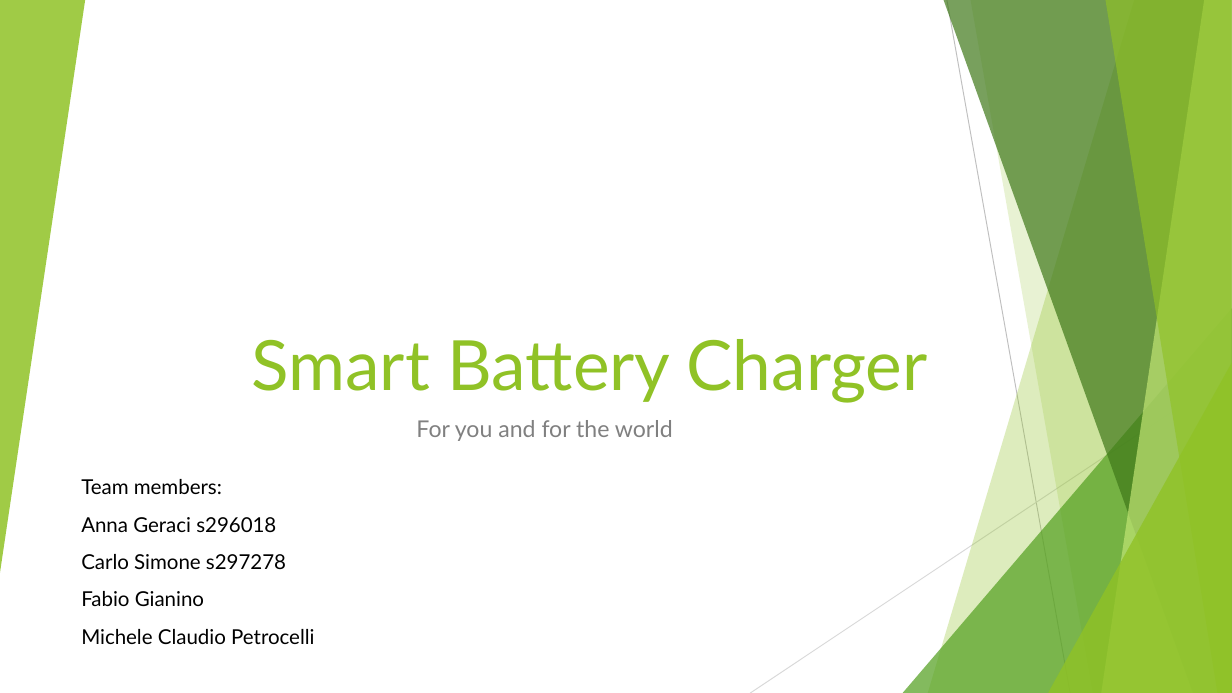
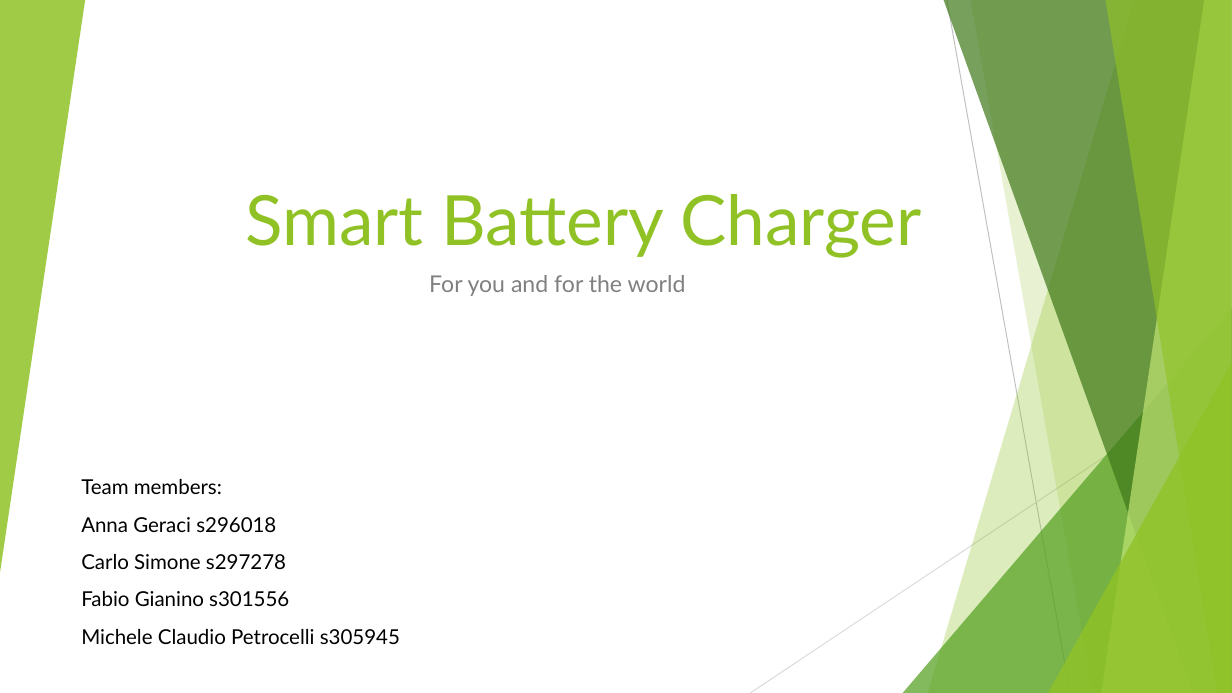
Before and after one commit to annageraci/Battery_Charger_Smart, a slide deck: slide 1 of Materiale Extra/Presentazione del progetto.pptx. Drawn at 1232x693 pixels with LibreOffice and Linux fonts; fonts in the diff are those of the drawing. Boxes give left, top, right and bottom in pixels: in the first picture for what was removed or moved away, otherwise in the second. Text is boxed around its words. In the diff, an @@ line names an element or a change of style, - is before the commit and + after.

```diff
--- a/Materiale Extra/Presentazione del progetto.pptx
+++ b/Materiale Extra/Presentazione del progetto.pptx
@@ title "Smart Battery Charger": place and size @@
-title "Smart Battery Charger" at <box>252,339,928,403</box>
+title "Smart Battery Charger" at <box>245,194,921,258</box>
@@ subtitle "For you and for the ...": place and size @@
-subtitle "For you and for the ..." at <box>416,420,673,441</box>
+subtitle "For you and for the ..." at <box>429,275,686,296</box>
@@ text at <box>81,591,400,644</box>: text changed @@
-Fabio Gianino
-Michele Claudio Petrocelli
+Fabio Gianino s301556
+Michele Claudio Petrocelli s305945
```
Also in this commit, not shown: 1 other slide changed, 1 slide added, 4 other files.
